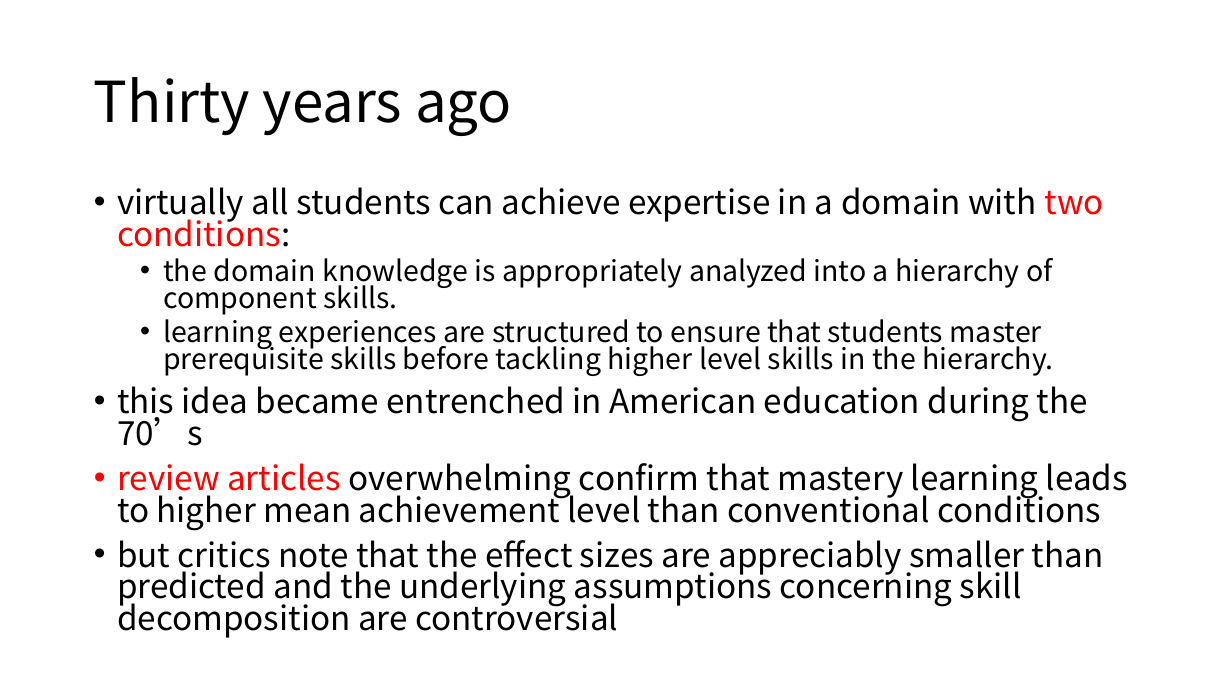
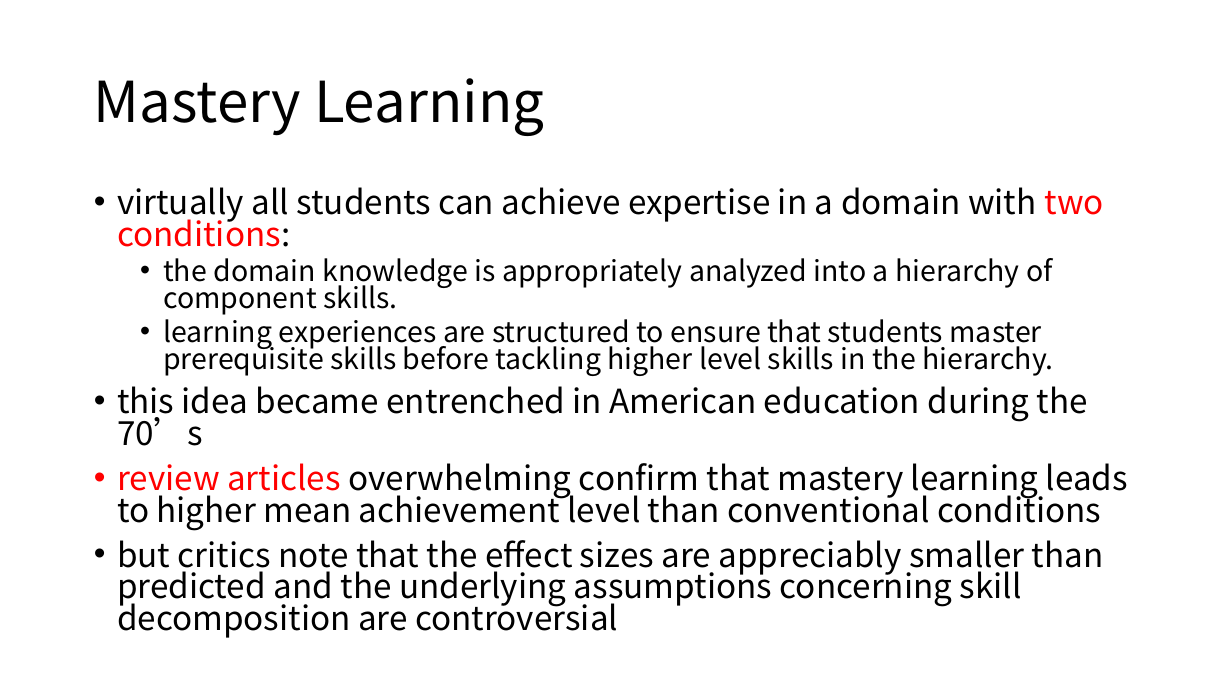
Before and after one commit to cloudspurs/klz, a slide deck: slide 4 of computer_science/statistics/model/hmm/bkt/papers/knowledge_tracing_modeling_the_acquisition_of_procedural_knowledge.pptx. Drawn at 1232x693 pixels with LibreOffice and Linux fonts; fonts in the diff are those of the drawing. Boxes give left, top, right and bottom in pixels: in the first picture for what was removed or moved away, otherwise in the second. Text is boxed around its words. In the diff, an @@ line names an element or a change of style, - is before the commit and + after.

```diff
--- a/computer_science/statistics/model/hmm/bkt/papers/knowledge_tracing_modeling_the_acquisition_of_procedural_knowledge.pptx
+++ b/computer_science/statistics/model/hmm/bkt/papers/knowledge_tracing_modeling_the_acquisition_of_procedural_knowledge.pptx
@@ title at [94,78,544,136]: text changed @@
-Thirty years ago
+Mastery Learning
```
Also in this commit, not shown: 1 other slide changed, 26 other files.
